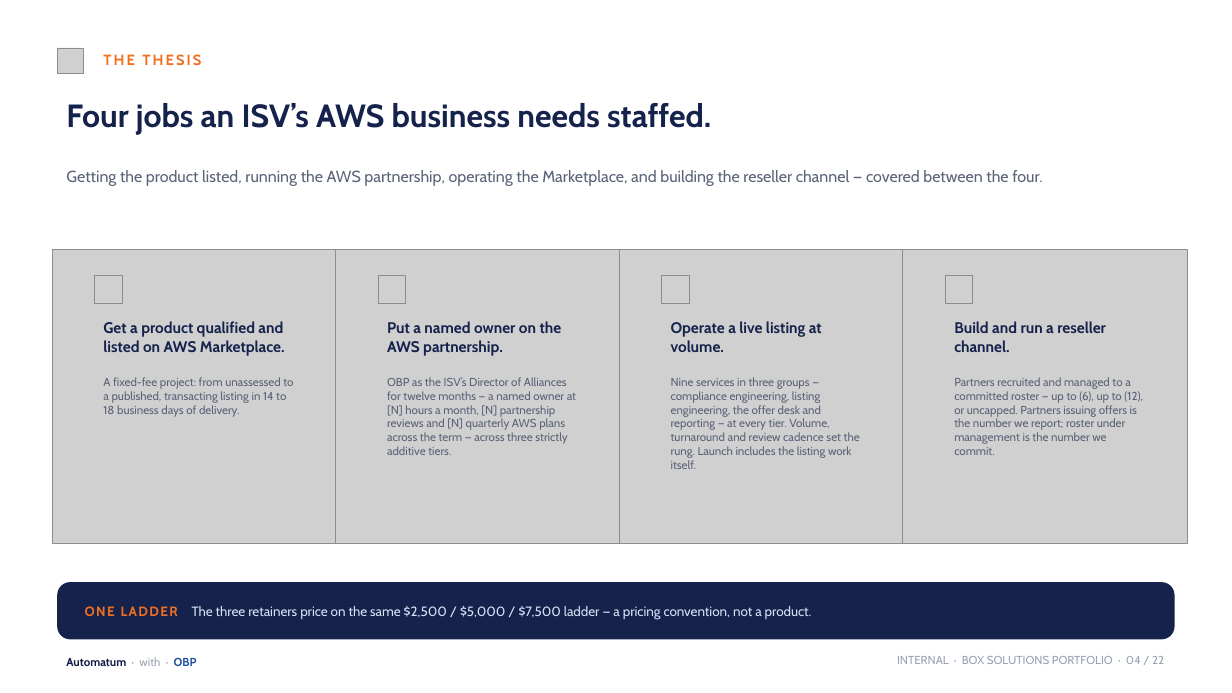
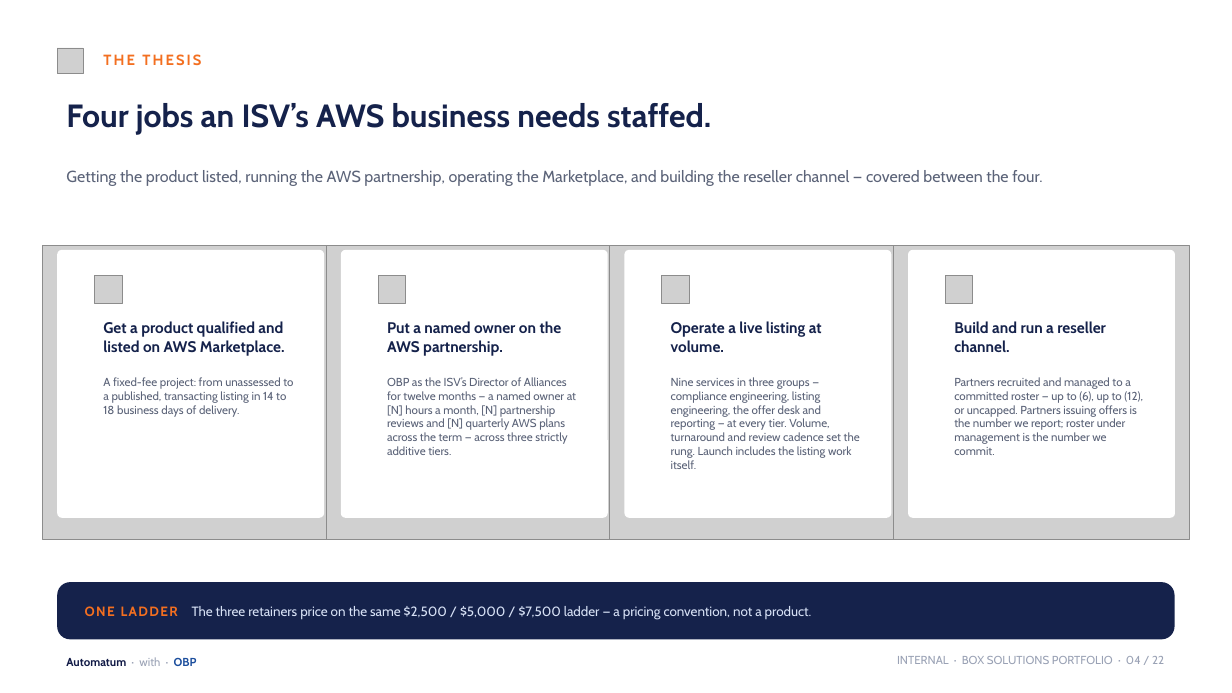
Before and after one commit to KianteEvans/barberbook, a slide deck: slide 4 of docs/deck/BOX_Solutions_Revised.pptx. Drawn at 1232x693 pixels with LibreOffice and Linux fonts; fonts in the diff are those of the drawing; grey boxes stand for pictures; background and template pictures are left out. Boxes give left, top, right and bottom in pixels: in the first picture for what was removed or moved away, otherwise in the second. Text is boxed around its words. In the diff, an @@ line names an element or a change of style, - is before the commit and + after.

```diff
--- a/docs/deck/BOX_Solutions_Revised.pptx
+++ b/docs/deck/BOX_Solutions_Revised.pptx
@@ picture: place and size @@
-picture at (52, 250, 336, 543)
+picture at (43, 245, 339, 539)
@@ rounded rectangle added at (57, 250, 324, 518), fill #FFFFFF @@
@@ picture: place and size @@
-picture at (335, 250, 620, 543)
+picture at (326, 245, 623, 539)
@@ rounded rectangle added at (341, 250, 608, 518), fill #FFFFFF @@
@@ picture: place and size @@
-picture at (619, 250, 904, 543)
+picture at (610, 245, 907, 539)
@@ rounded rectangle added at (625, 250, 892, 518), fill #FFFFFF @@
@@ picture: place and size @@
-picture at (903, 250, 1188, 543)
+picture at (894, 245, 1190, 539)
@@ rounded rectangle added at (909, 250, 1176, 518), fill #FFFFFF @@
```
Also in this commit, not shown: 11 other slides changed, 1 other file.
